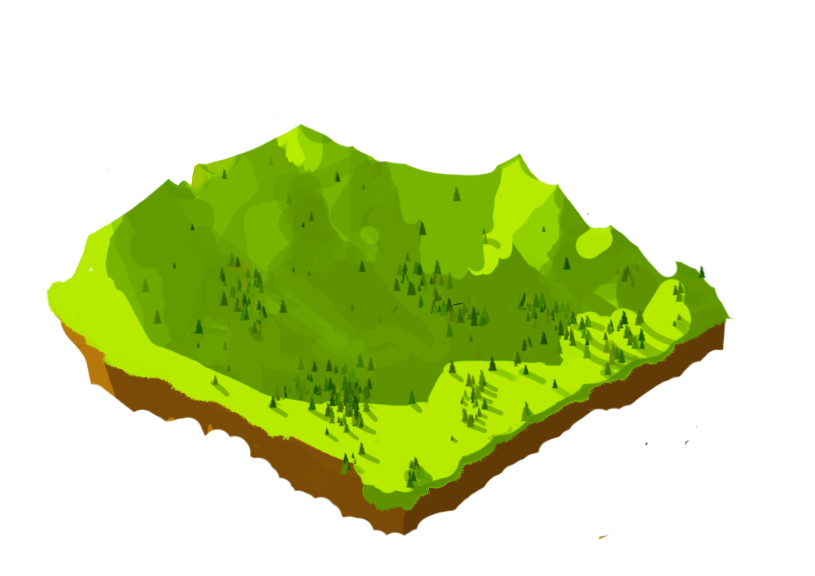
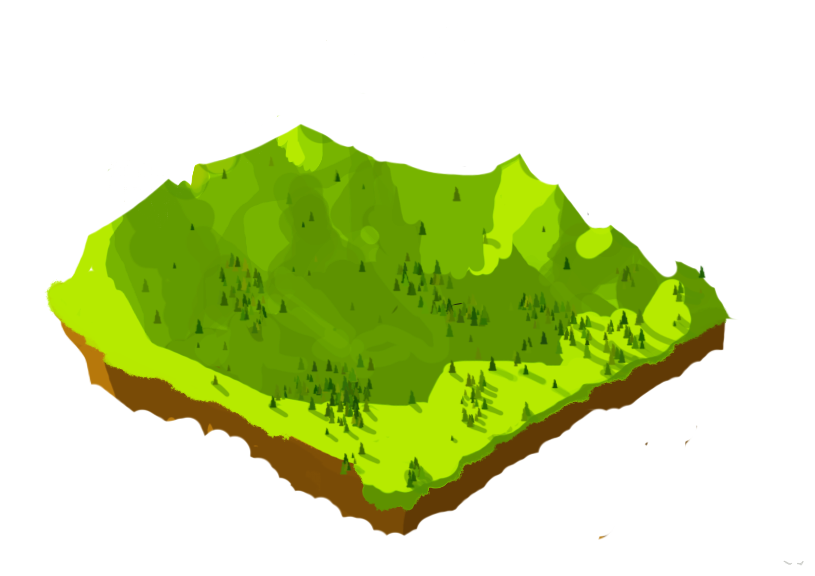
Layers edited between the first and the second w=815, h=576 image:
added layer "Warstwa 16" above "Barwa/Nasycenie 3" over (783, 560, 804, 566)
